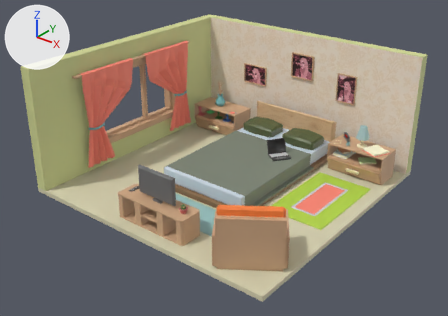
What one commit did to the glTF model public/low_poly_bedroom.glb.
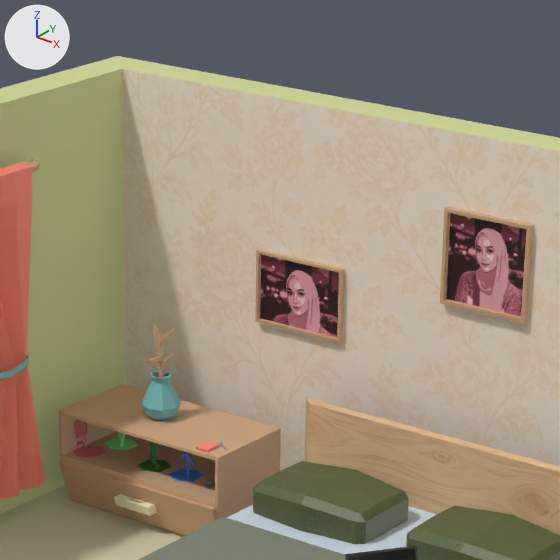
Each version is shown whole from a 50 mm lens placed at (5.52, -7.37, 4.79), pointed at (-0.03, -0.43, 0.49), then close up on the part from 40% to 72% of the width and 0% to 45% of the height. The axes (+X, +Y, +Z) are drawn at upper left. The lights are the same throughout. The first two pictures are the older version. Where no turn or scale is listed for an object, it has been applied to the vertices. Vertices at exactly the same position are counted once.

The older version as bpy lines, for what is in view:
```python
me_object_0 = bpy.data.meshes.new('Object_0')
me_object_0.from_pydata(...)  # 3829 vertices, 7199 faces; spans x -2.36..2.11, y -2.36..1.97, z -0.07..2.02
# faces by material slot: [7076, 6, 2, 8, 107]
me_object_0.materials.append(mat_interior_mat)  # picture img_image_0
me_object_0.materials.append(mat_material_001)  # picture img_petunjuk_pewarnaan__5
me_object_0.materials.append(mat_material_002)  # picture img_chatgpt_image_sep_15__2026__09_23_38_pm
me_object_0.materials.append(mat_material_003)  # picture img_chatgpt_image_sep_15__2026__09_26_20_pm
me_object_0.materials.append(mat_material_004)  # picture img_chatgpt_image_sep_15__2026__09_39_29_pm
ob_object_2 = bpy.data.objects.new('Object_2', me_object_0)
ob_object_2.location = (0.0, 0.0, 0.0)
```
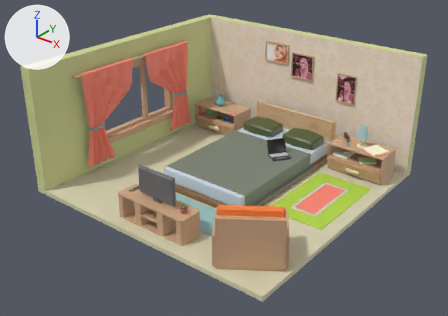
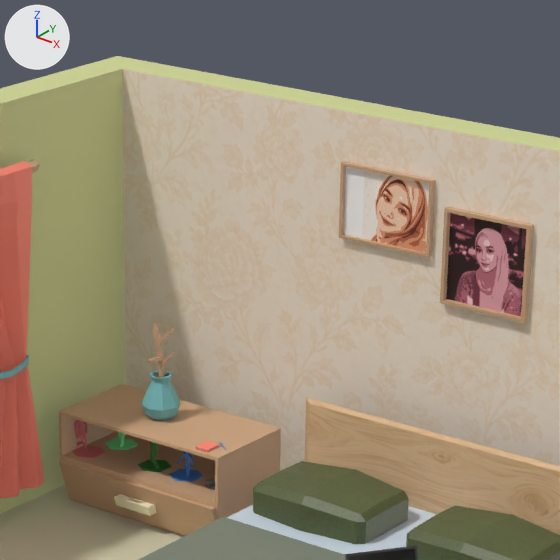
Commit message: fix button

The edits, one by one:
Picture 'petunjuk-pewarnaan (7)' (img_petunjuk_pewarnaan__7) is new.
Material 'Material.005' (mat_material_005) is new.
Its texture is img_petunjuk_pewarnaan__7.
me_object_0 is used by ob_object_2; location (0.0, 0.0, 0.0).
me_object_0 had 3829 vertices, 7199 faces and spanned x -2.36..2.11, y -2.36..1.97, z -0.07..2.02.
me_object_0 now has 3833 vertices, 7195 faces and spans x -2.36..2.11, y -2.36..1.97, z -0.07..2.02.
Part 1, on me_object_0:
4 vertices are removed from x -1.27..-0.78, y 1.74..1.76, z 0.92..1.26.
18 faces are deleted.
4 vertices in x -1.26..-0.78, y 1.74..1.76, z 1.26..1.28 move by (0.48, 0.0, 0.51).
3 vertices in x -1.26..-0.79, y 1.74..1.76, z 0.94 move by (0.48, 0.0, 0.5).
1 vertex moves from x -1.27, y 1.74, z 1.28 to x -0.8, y 1.74, z 1.79.
8 vertices are added at x -0.8..-0.3, y 1.74..1.77, z 1.43..1.79.
13 new faces join them, mat_interior_mat (picture img_image_0).
1 new face joins them, mat_material_005 (picture img_petunjuk_pewarnaan__7).
me_object_0 part 2: 1 face spanning x -0.78..-0.31, y 1.76, z 1.44..1.77 switches from mat_material_001 (picture img_petunjuk_pewarnaan__5) to mat_material_005 (picture img_petunjuk_pewarnaan__7).
me_object_0 gains material mat_material_005 (picture img_petunjuk_pewarnaan__7).

Pixel boxes (x1, y1, x2, y2) of what changed, in the close-ups (560 x 560 px; the box of a moved part takes in the faces that stretch with it):
part 1 of me_object_0, moved or reshaped: before (255, 249, 345, 343); after (339, 161, 435, 258)
part 2 of me_object_0, recoloured: before (260, 254, 337, 337); after (344, 167, 426, 253)
